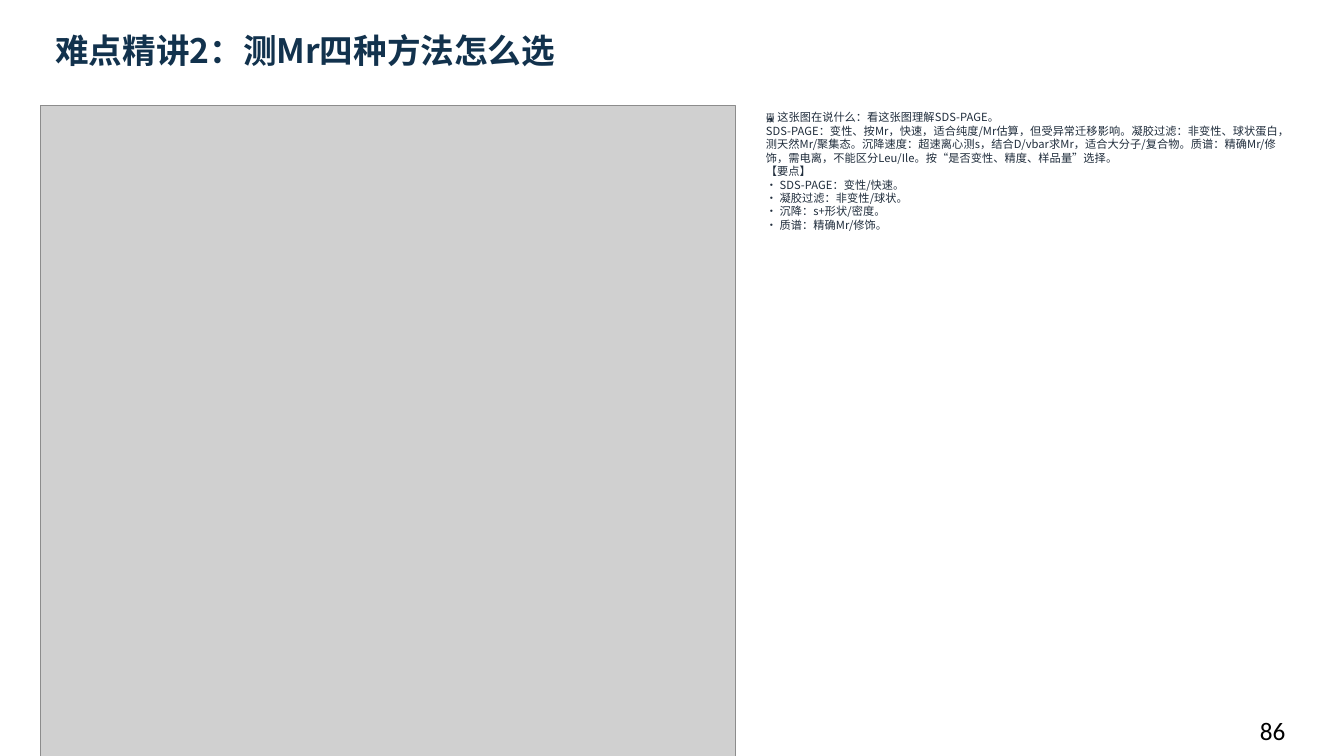
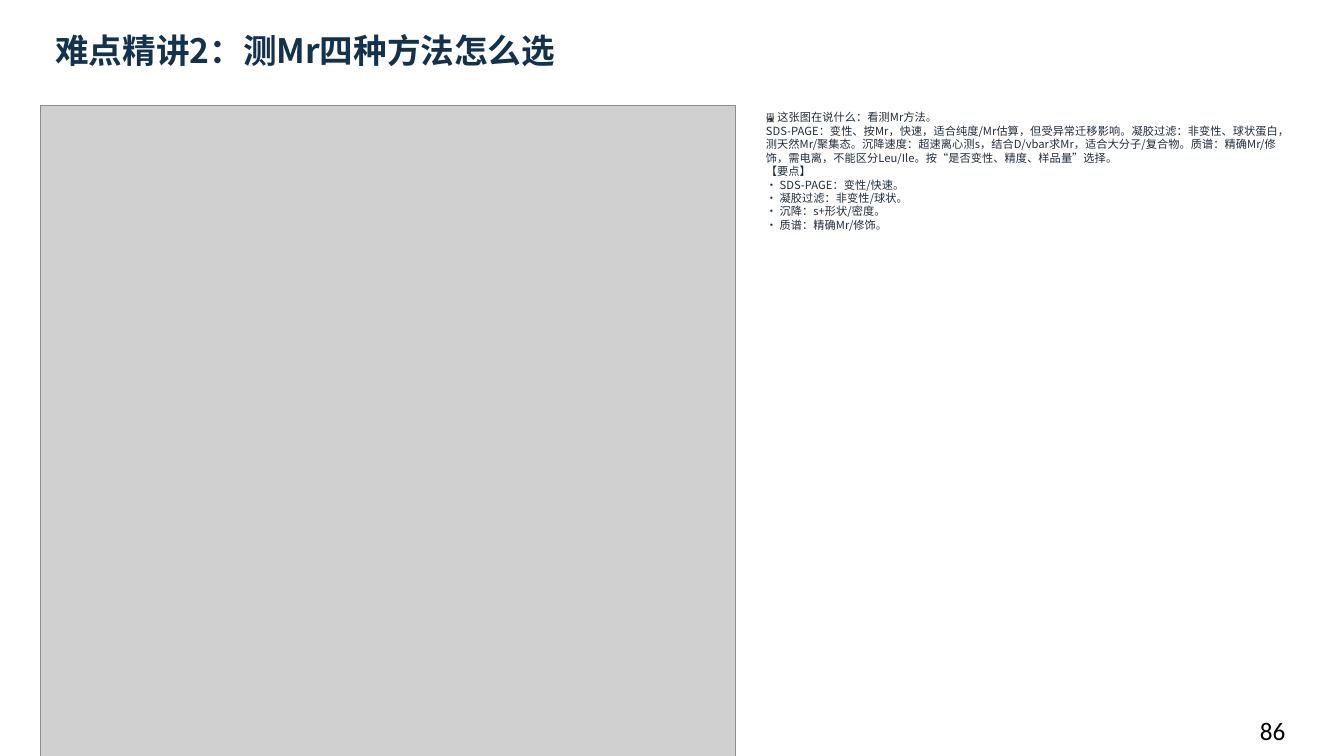
Before and after one commit to newkan-li/Biochemistry, a slide deck: slide 86 of downloads/bc05-ai-style.pptx. Drawn at 1344x756 pixels with LibreOffice and Linux fonts; fonts in the diff are those of the drawing; grey boxes stand for pictures. Boxes give left, top, right and bottom in pixels: in the first picture for what was removed or moved away, otherwise in the second. Text is boxed around its words. In the diff, an @@ line names an element or a change of style, - is before the commit and + after.

```diff
--- a/downloads/bc05-ai-style.pptx
+++ b/downloads/bc05-ai-style.pptx
@@ text at (x1=766, y1=111, x2=1289, y2=231): text changed @@
-🖼 这张图在说什么：看这张图理解SDS-PAGE。
-SDS-PAGE：变性、按Mr，快速，适合纯度/Mr估算，但受异常迁移影响。凝胶过滤：非变性、球状蛋白，测天然Mr/聚集态。沉降速度：超速离心测s，结合D/vbar求Mr，适合大分子/复合物。质谱：精确Mr/修饰，需电离，不能区分Leu/Ile。按“是否变性、精度、样品量”选择。
-【要点】
-• SDS-PAGE：变性/快速。
-• 凝胶过滤：非变性/球状。
-• 沉降：s+形状/密度。
-• 质谱：精确Mr/修饰。
+🖼 这张图在说什么：看测Mr方法。
+SDS-PAGE：变性、按Mr，快速，适合纯度/Mr估算，但受异常迁移影响。凝胶过滤：非变性、球状蛋白，测天然Mr/聚集态。沉降速度：超速离心测s，结合D/vbar求Mr，适合大分子/复合物。质谱：精确Mr/修饰，需电离，不能区分Leu/Ile。按“是否变性、精度、样品量”选择。
+【要点】
+• SDS-PAGE：变性/快速。
+• 凝胶过滤：非变性/球状。
+• 沉降：s+形状/密度。
+• 质谱：精确Mr/修饰。
```
Also in this commit, not shown: 28 other slides changed, 21 other files.
